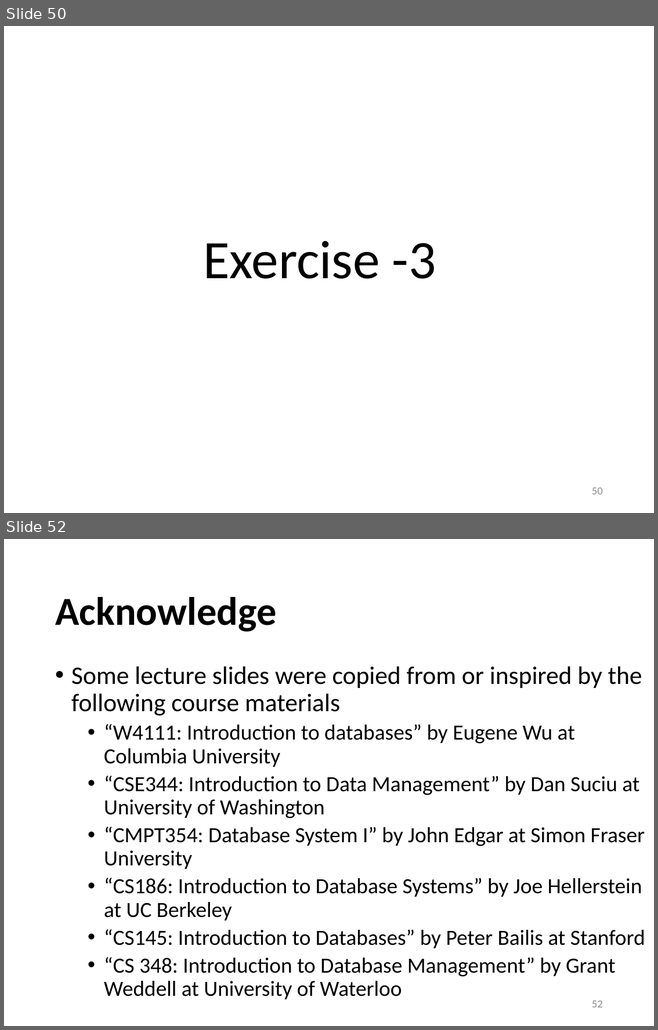
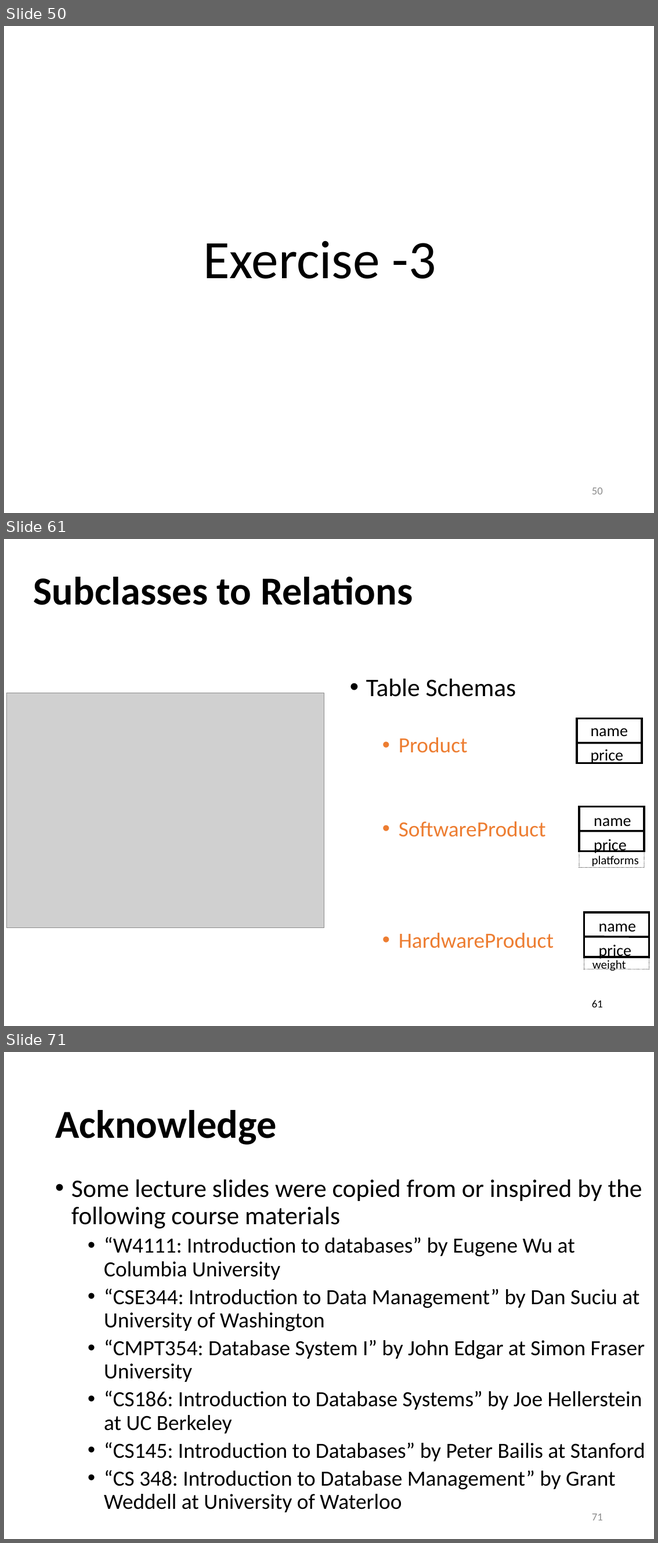
Before and after one commit to sfu-db/cmpt354, a slide deck: Lectures/lec8-er-model.pptx. Shown one above the other, each under a label of ours: slides 50 and 52 before the commit, slides 50, 61 and 71 after it; the slides between them are not shown. The pictures are 658x1030 and 658x1543 pixels, drawn with LibreOffice and Linux fonts; fonts in the diff are those of the drawing; grey boxes stand for pictures. Boxes give left, top, right and bottom in pixels: in the first picture for what was removed or moved away, otherwise in the second. Text is boxed around its words. In the diff, an @@ line names an element or a change of style, - is before the commit and + after.

```diff
--- a/Lectures/lec8-er-model.pptx
+++ b/Lectures/lec8-er-model.pptx
@@ slide 61 added at (4,539,654,1026), background #FFFFFF @@
@@ title added at (33,577,413,605), 44 pt, text #000000, bold @@
+Subclasses to Relations
@@ picture added at (6,693,324,928) @@
@@ text added at (366,678,553,948), 24 pt, text #ED7D31 @@
+• Table Schemas
+  • Product
+  • SoftwareProduct
+  • HardwareProduct
@@ group added at (576,719,641,764): 2 texts, 1 rectangle, 1 line @@
+name
+price
@@ line added from (579, 852) to (579, 868), #000000 0.75 pt dashed @@
@@ line added from (644, 868) to (644, 852), #000000 0.75 pt dashed @@
@@ line added from (579, 868) to (644, 868), #000000 0.75 pt dashed @@
@@ group added at (579,806,644,868): 3 texts, 1 rectangle, 1 line @@
+name
+price
+platforms
@@ line added from (583, 957) to (583, 970), #000000 0.75 pt dashed @@
@@ line added from (583, 970) to (648, 970), #000000 0.75 pt dashed @@
@@ group added at (583,913,648,971): 3 texts, 1 rectangle, 1 line @@
+name
+price
+weight
@@ line added from (648, 970) to (648, 957), #000000 0.75 pt dashed @@
@@ page number added at (592,1000,603,1008), 12 pt, text #000000 @@
+61
@@ what was slide 52 is now slide 71 @@
@@ page number at (592,1514,603,1521): text changed @@
-52
+71
```
Also in this commit, not shown: 2 slides changed, 18 other slides added, 1 other file.
